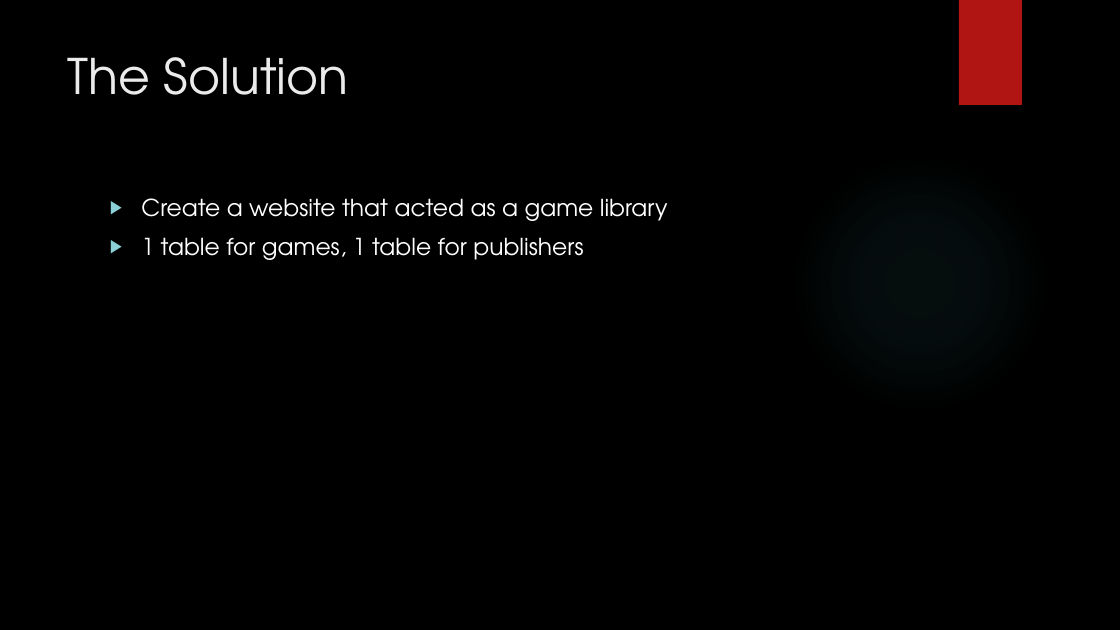
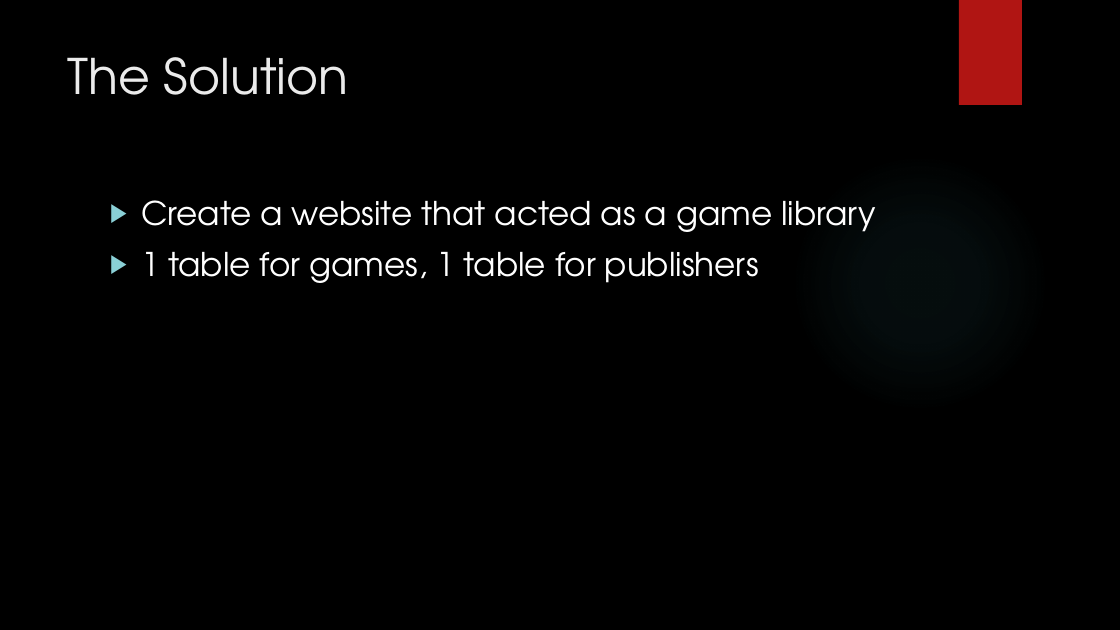
Before and after one commit to ChristopherBurns1996/1337Library, a slide deck: slide 3 of README Images/Solo Project Presentation.pptx. Drawn at 1120x630 pixels with LibreOffice and Linux fonts; fonts in the diff are those of the drawing; background and template pictures are left out. Boxes give left, top, right and bottom in pixels: in the first picture for what was removed or moved away, otherwise in the second. Text is boxed around its words. In the diff, an @@ line names an element or a change of style, - is before the commit and + after.

```diff
--- a/README Images/Solo Project Presentation.pptx
+++ b/README Images/Solo Project Presentation.pptx
@@ text "Create a website that acted ..." at [141, 200, 876, 283]: size 20 to 28 pt @@
```
Also in this commit, not shown: 9 other slides changed, 4 slides added, 1 slide removed.
